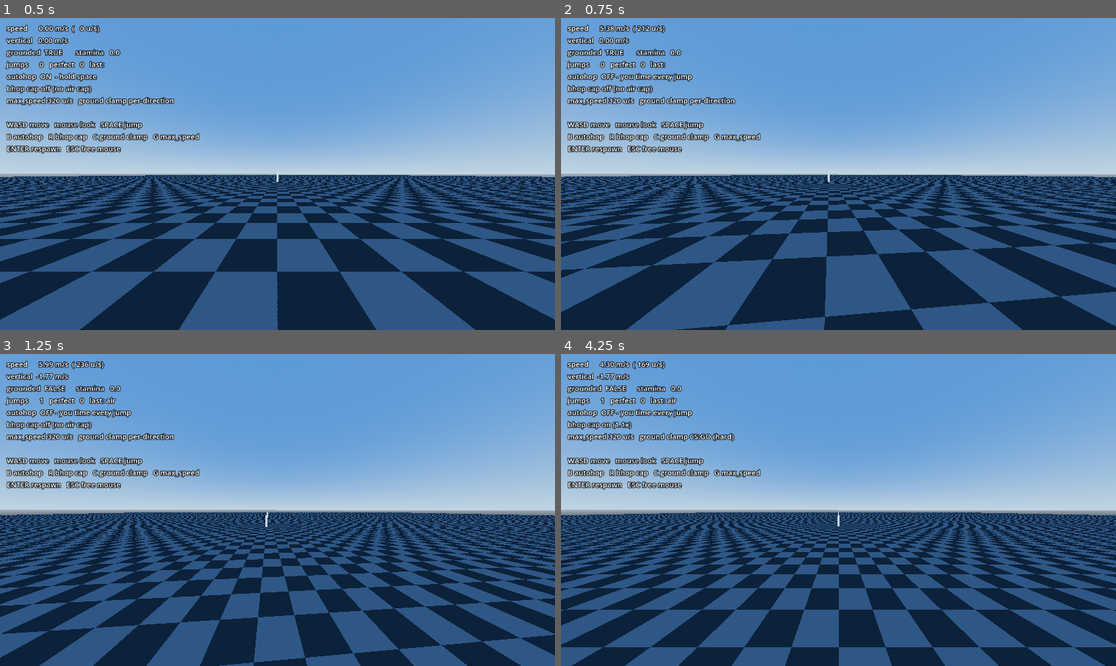
Above: before the commit, frames 1-4 (two rows, left to right).
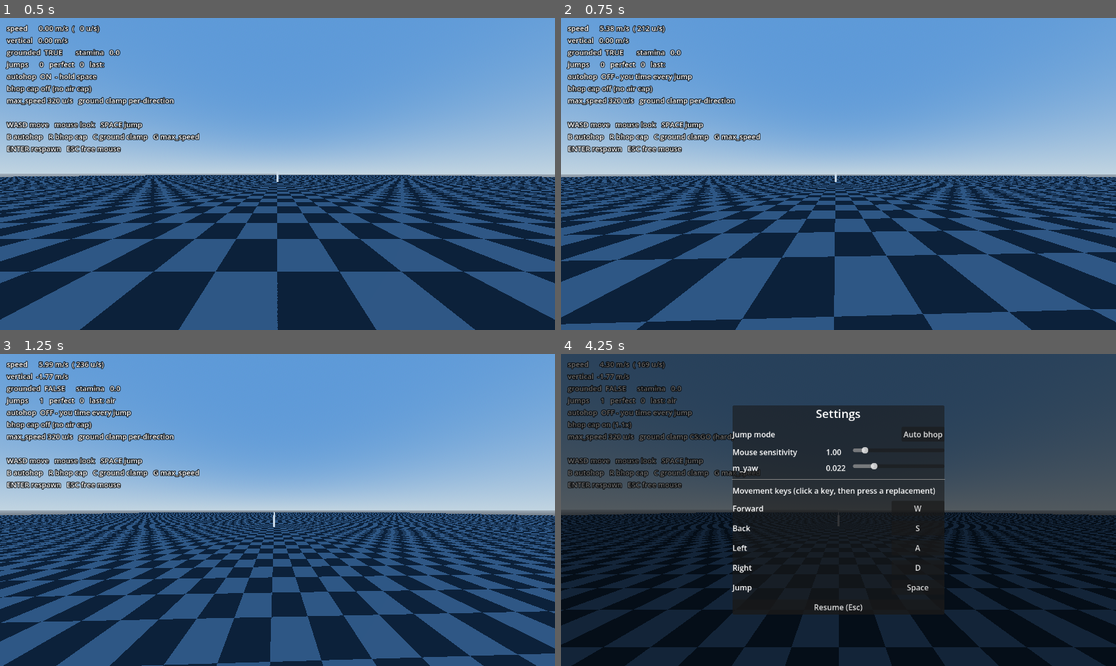
Above: after the commit, the same moments.

Repository: BLedge99/godot-bhop
Game: Godot game, scene res://main.tscn
Same seed, same stepped clock (60 frames per second), same inputs: the game is played once before the commit and once after it.
Inputs (mouse positions are in pixels of both pictures, inside the frame that each line leads up to):
- Up to frame 1 (0.5 s): no input
- Up to frame 2 (0.75 s): tap Enter at 0.5 s; move the mouse to (866, 174) at 0.52 s; hold W from 0.53 s (still down); tap B at 0.6 s
- Up to frame 3 (1.25 s): keep holding W; tap Space at 0.77 s
- Up to frame 4 (4.25 s): keep holding W; move the mouse to (810, 510) at 1.27 s; tap R at 1.35 s; tap Space at 1.52, 3.02, 3.77 s; move the mouse to (849, 503) at 2.02 s; tap C at 2.1 s; move the mouse to (832, 516) at 2.77 s; tap G at 2.85 s; move the mouse to (877, 513) at 3.52 s; tap Enter at 3.6 s; tap Escape at 4.15 s

Frame 1 is identical in both runs. In frame 2, 16% of the frame differs, in the area x 0-100%, y 49-100%; in frame 3, 22%; in frame 4, 100%, in the area x 0-100%, y 0-100%.

Commit message:
Added Settings Menu, changed sensitivity calculation

Diff:
--- a/main.tscn
+++ b/main.tscn
@@ -1,8 +1,9 @@
-[gd_scene load_steps=11 format=3 uid="uid://ddw7gqmoyhp0d"]
+[gd_scene load_steps=12 format=3 uid="uid://ddw7gqmoyhp0d"]
 
 [ext_resource type="Script" path="res://src/bhop_player.gd" id="1_player"]
 [ext_resource type="Script" path="res://src/hud.gd" id="2_hud"]
 [ext_resource type="Script" path="res://src/test_floor.gd" id="3_floor"]
+[ext_resource type="Script" path="res://src/settings_menu.gd" id="4_settings"]
 
 [sub_resource type="ProceduralSkyMaterial" id="Sky_mat"]
 sky_top_color = Color(0.29, 0.47, 0.73, 1)
@@ -95,6 +96,9 @@
 
 [node name="Hud" type="CanvasLayer" parent="."]
 
+[node name="SettingsMenu" type="CanvasLayer" parent="."]
+script = ExtResource("4_settings")
+
 [node name="Label" type="Label" parent="Hud"]
 offset_left = 14.0
 offset_top = 10.0
--- a/project.godot
+++ b/project.godot
@@ -8,11 +8,15 @@
 
 config_version=5
 
+[animation]
+
+compatibility/default_parent_skeleton_in_mesh_instance_3d=true
+
 [application]
 
 config/name="Bhop Game"
 run/main_scene="res://main.tscn"
-config/features=PackedStringArray("4.0", "Forward Plus")
+config/features=PackedStringArray("4.7", "Forward Plus")
 config/icon="res://icon.svg"
 
 [physics]
--- a/src/bhop_player.gd
+++ b/src/bhop_player.gd
@@ -18,7 +18,11 @@
 @export var left_key: Key = KEY_A
 @export var right_key: Key = KEY_D
 @export var jump_key: Key = KEY_SPACE
-@export_range(0.05, 10.0) var mouse_sensitivity := 1.2
+@export_range(0.01, 10.0, 0.01) var mouse_sensitivity := 1.0
+@export_range(0.001, 0.1, 0.001) var m_yaw := 0.022
+@export_range(0.001, 0.1, 0.001) var m_pitch := 0.022
+var jump_mode := "auto"
+var _scroll_jump := false
 
 @export_group("Bhop")
 ## When on, holding jump re-jumps on every landing (CS:GO sv_autobunnyhopping).
@@ -86,7 +90,9 @@
 
 	position = movement.origin
 	rotation = Vector3(0.0, spawn_yaw, 0.0)
+	$Camera3D.rotation.x = 0.0
 	Input.set_mouse_mode(Input.MOUSE_MODE_CAPTURED)
+	Input.use_accumulated_input = false
 
 
 func respawn() -> void:
@@ -95,21 +101,29 @@
 	view_angles = Vector2(spawn_yaw, 0.0)
 	position = movement.origin
 	rotation = Vector3(0.0, spawn_yaw, 0.0)
+	$Camera3D.rotation.x = 0.0
 
 
 func _unhandled_input(event: InputEvent) -> void:
 	if event is InputEventMouseMotion:
 		if Input.get_mouse_mode() == Input.MOUSE_MODE_CAPTURED:
-			view_angles.x -= event.relative.x * mouse_sensitivity * 0.001
-			view_angles.y = clampf(view_angles.y - event.relative.y * mouse_sensitivity * 0.001,
+			view_angles.x -= deg_to_rad(event.relative.x * mouse_sensitivity * m_yaw)
+			view_angles.y = clampf(view_angles.y - deg_to_rad(event.relative.y * mouse_sensitivity * m_pitch),
 				-PI * 0.49, PI * 0.49)
 			rotation = Vector3(0.0, view_angles.x, 0.0)
+			$Camera3D.rotation.x = view_angles.y
 		return
+	if event is InputEventMouseButton and event.pressed and jump_mode == "scroll":
+		if event.button_index == MOUSE_BUTTON_WHEEL_UP or event.button_index == MOUSE_BUTTON_WHEEL_DOWN:
+			_scroll_jump = true
+			return
 
 	if event is InputEventKey and event.pressed and not event.echo:
 		match event.keycode:
 			KEY_ESCAPE:
-				Input.set_mouse_mode(Input.MOUSE_MODE_VISIBLE)
+				var menu = get_tree().get_first_node_in_group(&"settings_menu")
+				if menu != null:
+					menu.toggle()
 			toggle_autohop_key:
 				autobunnyhopping = not autobunnyhopping
 				movement.autobunnyhopping = autobunnyhopping
@@ -128,6 +142,10 @@
 
 func _sample_buttons() -> int:
 	var b := 0
+	var settings_menu = get_tree().get_first_node_in_group(&"settings_menu")
+	if settings_menu != null and settings_menu.panel.visible:
+		_scroll_jump = false
+		return 0
 	if Input.is_physical_key_pressed(forward_key):
 		b |= MOVEMENT.IN_FORWARD
 	if Input.is_physical_key_pressed(back_key):
@@ -136,8 +154,11 @@
 		b |= MOVEMENT.IN_MOVERIGHT
 	if Input.is_physical_key_pressed(left_key):
 		b |= MOVEMENT.IN_MOVELEFT
-	if Input.is_physical_key_pressed(jump_key):
+	if jump_mode == "auto" and Input.is_physical_key_pressed(jump_key):
 		b |= MOVEMENT.IN_JUMP
+	if _scroll_jump:
+		b |= MOVEMENT.IN_JUMP
+		_scroll_jump = false
 	return b
 
 
--- /dev/null
+++ b/src/settings_menu.gd
@@ -0,0 +1,202 @@
+extends CanvasLayer
+
+const SETTINGS_PATH := "user://settings.cfg"
+const BINDINGS := {
+	"Forward": "forward_key", "Back": "back_key", "Left": "left_key",
+	"Right": "right_key", "Jump": "jump_key"
+}
+
+var player: Node
+var panel: PanelContainer
+var sensitivity_value: Label
+var yaw_value: Label
+var binding_buttons: Dictionary = {}
+var waiting_for: String = ""
+var mode_button: Button
+var shade: ColorRect
+var center: CenterContainer
+
+func _ready() -> void:
+	add_to_group(&"settings_menu")
+	player = get_tree().get_first_node_in_group(&"player")
+	_build_ui()
+	_load_settings()
+	panel.visible = false
+	shade.visible = false
+	center.visible = false
+
+func _build_ui() -> void:
+	shade = ColorRect.new()
+	shade.color = Color(0, 0, 0, 0.58)
+	shade.set_anchors_and_offsets_preset(Control.PRESET_FULL_RECT)
+	add_child(shade)
+	center = CenterContainer.new()
+	center.set_anchors_and_offsets_preset(Control.PRESET_FULL_RECT)
+	add_child(center)
+	panel = PanelContainer.new()
+	panel.custom_minimum_size = Vector2(440, 0)
+	center.add_child(panel)
+	var column := VBoxContainer.new()
+	column.add_theme_constant_override("separation", 10)
+	panel.add_child(column)
+	var title := Label.new()
+	title.text = "Settings"
+	title.horizontal_alignment = HORIZONTAL_ALIGNMENT_CENTER
+	title.add_theme_font_size_override("font_size", 24)
+	column.add_child(title)
+	var mode_row := HBoxContainer.new()
+	column.add_child(mode_row)
+	var mode_label := Label.new()
+	mode_label.text = "Jump mode"
+	mode_label.size_flags_horizontal = Control.SIZE_EXPAND_FILL
+	mode_row.add_child(mode_label)
+	mode_button = Button.new()
+	mode_button.pressed.connect(_cycle_mode)
+	mode_row.add_child(mode_button)
+	_add_slider(column, "Mouse sensitivity", 0.01, 10.0, 0.01, "sensitivity")
+	_add_slider(column, "m_yaw", 0.001, 0.1, 0.001, "yaw")
+	var separator := HSeparator.new()
+	column.add_child(separator)
+	var heading := Label.new()
+	heading.text = "Movement keys (click a key, then press a replacement)"
+	column.add_child(heading)
+	for label in BINDINGS:
+		var row := HBoxContainer.new()
+		column.add_child(row)
+		var name := Label.new()
+		name.text = label
+		name.size_flags_horizontal = Control.SIZE_EXPAND_FILL
+		row.add_child(name)
+		var button := Button.new()
+		button.custom_minimum_size.x = 110
+		button.pressed.connect(_begin_rebind.bind(label))
+		row.add_child(button)
+		binding_buttons[label] = button
+	var close := Button.new()
+	close.text = "Resume (Esc)"
+	close.pressed.connect(close_menu)
+	column.add_child(close)
+	_refresh_labels()
+
+func _add_slider(parent: VBoxContainer, title: String, low: float, high: float, step: float, kind: String) -> void:
+	var row := HBoxContainer.new()
+	parent.add_child(row)
+	var label := Label.new()
+	label.text = title
+	label.size_flags_horizontal = Control.SIZE_EXPAND_FILL
+	row.add_child(label)
+	var value := Label.new()
+	value.custom_minimum_size.x = 52
+	row.add_child(value)
+	var slider := HSlider.new()
+	slider.min_value = low
+	slider.max_value = high
+	slider.step = step
+	slider.size_flags_horizontal = Control.SIZE_EXPAND_FILL
+	row.add_child(slider)
+	if kind == "sensitivity":
+		sensitivity_value = value
+		slider.value_changed.connect(_set_sensitivity)
+	else:
+		yaw_value = value
+		slider.value_changed.connect(_set_yaw)
+	slider.set_meta("kind", kind)
+	if kind == "sensitivity":
+		slider.value = player.mouse_sensitivity
+	else:
+		slider.value = player.m_yaw
+
+func _refresh_labels() -> void:
+	if player == null:
+		return
+	if sensitivity_value != null:
+		sensitivity_value.text = "%.2f" % player.mouse_sensitivity
+	if yaw_value != null:
+		yaw_value.text = "%.3f" % player.m_yaw
+	if mode_button != null:
+		mode_button.text = "Auto bhop" if player.jump_mode == "auto" else "Scroll"
+	for label in BINDINGS:
+		if binding_buttons.has(label):
+			var key: Key = player.get(BINDINGS[label])
+			binding_buttons[label].text = OS.get_keycode_string(key)
+
+func _set_sensitivity(value: float) -> void:
+	player.mouse_sensitivity = value
+	_refresh_labels()
+	_save_settings()
+
+func _set_yaw(value: float) -> void:
+	player.m_yaw = value
+	_refresh_labels()
+	_save_settings()
+
+func _cycle_mode() -> void:
+	player.jump_mode = "scroll" if player.jump_mode == "auto" else "auto"
+	_refresh_labels()
+	_save_settings()
+
+func _begin_rebind(action: String) -> void:
+	waiting_for = action
+	binding_buttons[action].text = "Press a key…"
+	Input.set_mouse_mode(Input.MOUSE_MODE_VISIBLE)
+
+func _input(event: InputEvent) -> void:
+	if not panel.visible:
+		return
+	if waiting_for != "" and event is InputEventKey and event.pressed and not event.echo:
+		if event.keycode != KEY_ESCAPE:
+			player.set(BINDINGS[waiting_for], event.physical_keycode if event.physical_keycode != 0 else event.keycode)
+		waiting_for = ""
+		_refresh_labels()
+		_save_settings()
+		get_viewport().set_input_as_handled()
+	elif event is InputEventKey and event.pressed and event.keycode == KEY_ESCAPE:
+		close_menu()
+		get_viewport().set_input_as_handled()
+
+func toggle() -> void:
+	if panel.visible:
+		close_menu()
+	else:
+		panel.visible = true
+		shade.visible = true
+		center.visible = true
+		waiting_for = ""
+		_refresh_labels()
+		Input.set_mouse_mode(Input.MOUSE_MODE_VISIBLE)
+
+func close_menu() -> void:
+	waiting_for = ""
+	panel.visible = false
+	shade.visible = false
+	center.visible = false
+	Input.set_mouse_mode(Input.MOUSE_MODE_CAPTURED)
+
+func _save_settings() -> void:
+	var cfg := ConfigFile.new()
+	cfg.set_value("mouse", "sensitivity", player.mouse_sensitivity)
+	cfg.set_value("mouse", "m_yaw", player.m_yaw)
+	cfg.set_value("movement", "jump_mode", player.jump_mode)
+	for label in BINDINGS:
+		cfg.set_value("keys", BINDINGS[label], int(player.get(BINDINGS[label])))
+	cfg.save(SETTINGS_PATH)
+
+func _load_settings() -> void:
+	var cfg := ConfigFile.new()
+	if cfg.load(SETTINGS_PATH) != OK:
+		return
+	player.mouse_sensitivity = float(cfg.get_value("mouse", "sensitivity", player.mouse_sensitivity))
+	player.m_yaw = float(cfg.get_value("mouse", "m_yaw", player.m_yaw))
+	player.jump_mode = str(cfg.get_value("movement", "jump_mode", player.jump_mode))
+	for label in BINDINGS:
+		var key_code := int(cfg.get_value("keys", BINDINGS[label], int(player.get(BINDINGS[label]))))
+		player.set(BINDINGS[label], key_code)
+	_refresh_sliders()
+	_refresh_labels()
+
+func _refresh_sliders() -> void:
+	for child in panel.find_children("HSlider", "HSlider", true, false):
+		if child.get_meta("kind", "") == "sensitivity":
+			child.set_value_no_signal(player.mouse_sensitivity)
+		else:
+			child.set_value_no_signal(player.m_yaw)
Not shown, changed: icon.svg.import
Not shown, added: src/settings_menu.gd.uid
